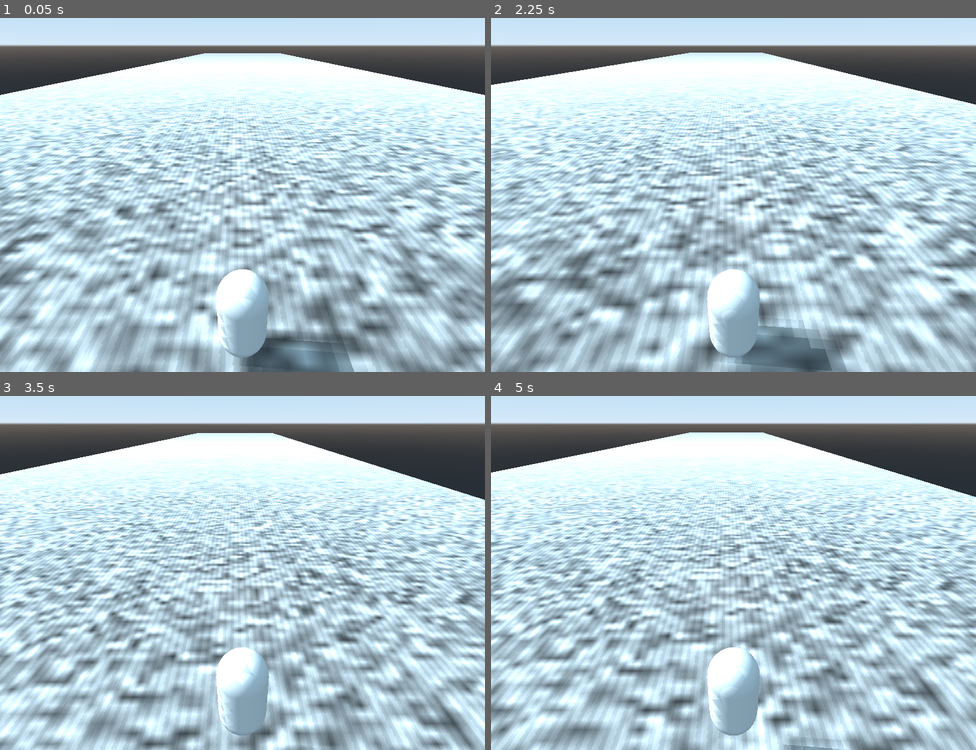
Above: before the commit, frames 1-4 (two rows, left to right).
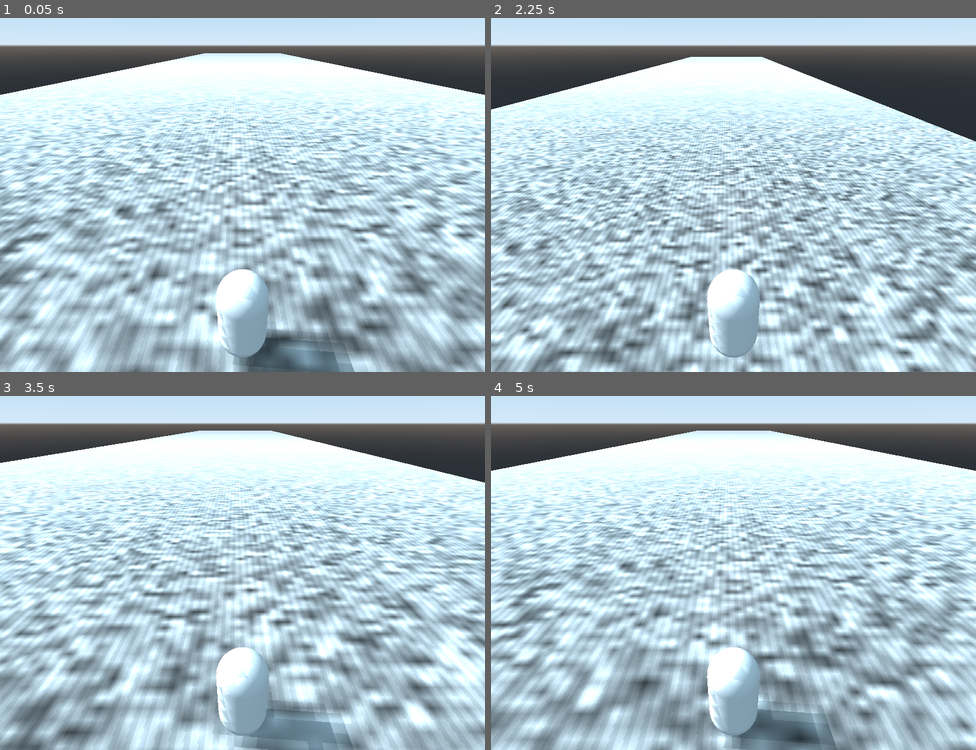
Above: after the commit, the same moments.

Repository: rans0000/endless-runner
Game: Godot game, scene res://World/World.tscn
The game is run twice, just before and just after one commit, with the same random seed, the same clock (stepped at 60 frames per second) and the same inputs.
Inputs:
- Up to frame 1 (0.05 s): no input
- Up to frame 2 (2.25 s): tap Enter at 0.5 s; hold D (move_right) 0.53-1.28 s; hold S (move_stop) 0.53-1.28 s; tap Space (jump) at 0.77, 1.52, 2 s; hold Down (ui_down) 1.28-2.03 s; tap S (move_stop) at 1.35 s; hold D (move_right) from 2.03 s (still down); hold S (move_stop) from 2.03 s (still down)
- Up to frame 3 (3.5 s): release D (move_right) at 2.78 s; release S (move_stop) at 2.78 s; hold W (move_forward) from 2.78 s (still down); tap S (move_stop) at 2.85 s; tap Space (jump) at 3.02 s
- Up to frame 4 (5 s): release W (move_forward) at 3.53 s; hold S (move_stop) 3.53-4.28 s; hold A (move_left) from 3.53 s (still down); tap Space (jump) at 3.77, 4.52 s; tap S (move_stop) at 4.35 s

The runs differ from the first frame. In frame 1, 0.4% of the frame differs, in the area x 0-100%, y 10-100%; in frame 2, 52%, in the area x 0-100%, y 9-100%; in frame 3, 50%; in frame 4, 49%.

Commit message:
Tweak jumping mechanics.

Diff:
--- a/Player/Player.gd
+++ b/Player/Player.gd
@@ -3,7 +3,7 @@
 signal detect_empty_floor
 signal detect_obsolete_floor
 
-var gravity = -65
+var gravity = -9.3 * 8
 var velocity = Vector3()
 var previous_speed = Vector3()
 var strafe_position = [-1, 0, 1]
@@ -11,8 +11,8 @@
 const MAX_STRAFE_POSITION = 3
 
 const STRAFE_DISTANCE = 10
-const F_SPEED = 50
-const S_SPEED = 80
+const FORWARD_SPEED = 50
+const STRAFE_SPEED = 80
 const ACCELERATION = 1
 const DECELERATION = 3
 const FRICTION = 0.1
@@ -20,7 +20,7 @@
 var is_jumping = false
 var is_powering_jump = false
 var jump_power = 0
-const MIN_JUMP_SPEED = 20
+const MIN_JUMP_SPEED = 40
 const MAX_JUMP_FORWARD_RATIO = 0.3
 const MAX_JUMP_POWER = 20.0
 
@@ -53,7 +53,7 @@
 
 	var fv = Vector3(0, 0, velocity.z)
 	if is_floored:
-		var new_pos = forward_velocity * F_SPEED
+		var new_pos = forward_velocity * FORWARD_SPEED
 		previous_speed = new_pos
 		var acceleration = DECELERATION
 		if forward_velocity.dot(fv) > 0:
@@ -74,7 +74,7 @@
 	var target_pos = transform.origin
 	target_pos.x = strafe_position[current_strafe_position] * STRAFE_DISTANCE
 	var target_velocity = target_pos - transform.origin
-	slide_velocity = clamp_vector(target_velocity * S_SPEED, S_SPEED)
+	slide_velocity = clamp_vector(target_velocity * STRAFE_SPEED, STRAFE_SPEED)
 	return slide_velocity
 
 func jump():
--- a/World/World.gd
+++ b/World/World.gd
@@ -21,7 +21,7 @@
 		var pos_z = -board_length * (i + 1)
 		floor_instance.global_transform.origin = last_floor + Vector3(0, 0, pos_z)
 		boards.push_back(floor_instance)
-	print(boards.size())
+	#print(boards.size())
 
 func delete_floor(target_floor):
 	#print('deleting...', target_floor)
